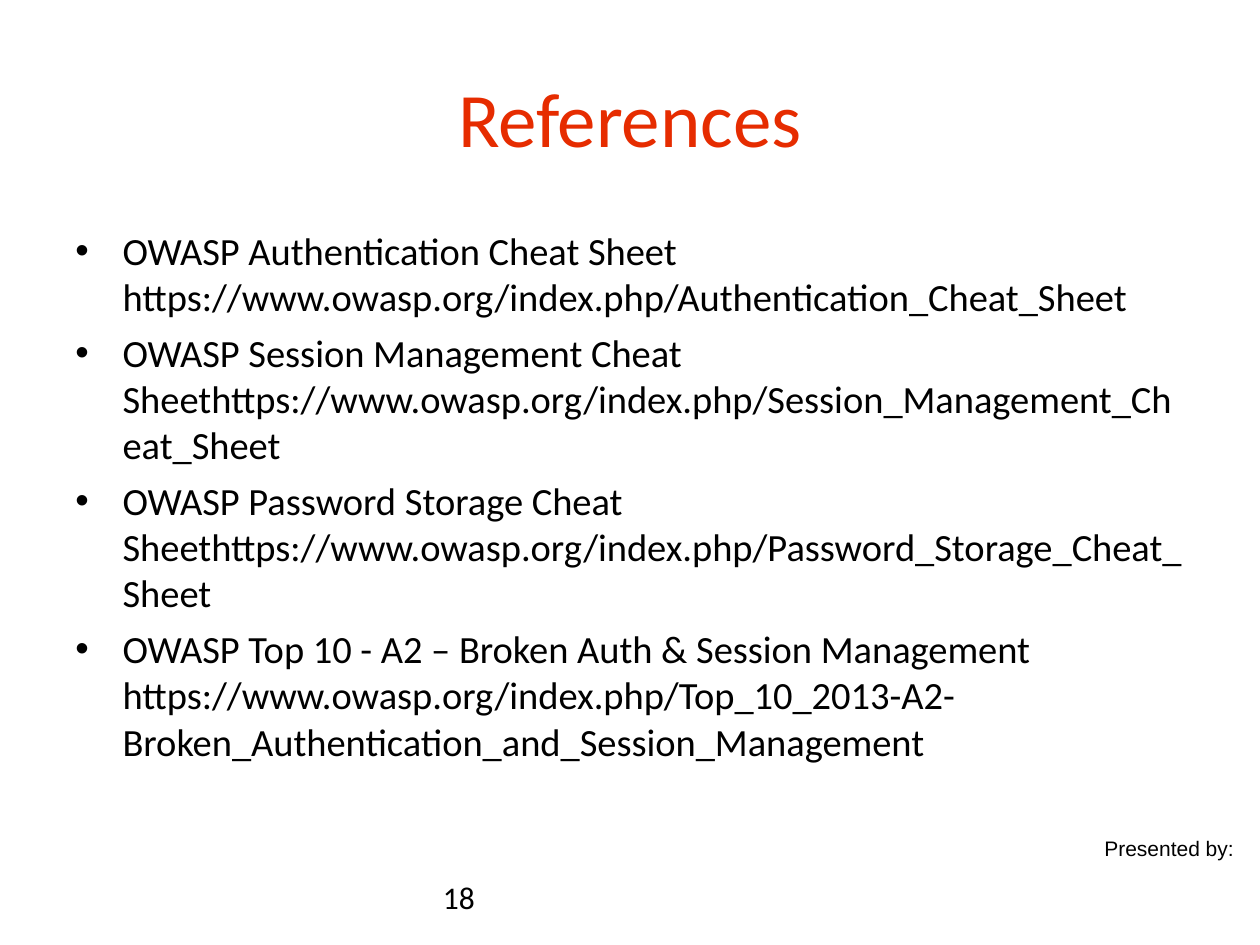
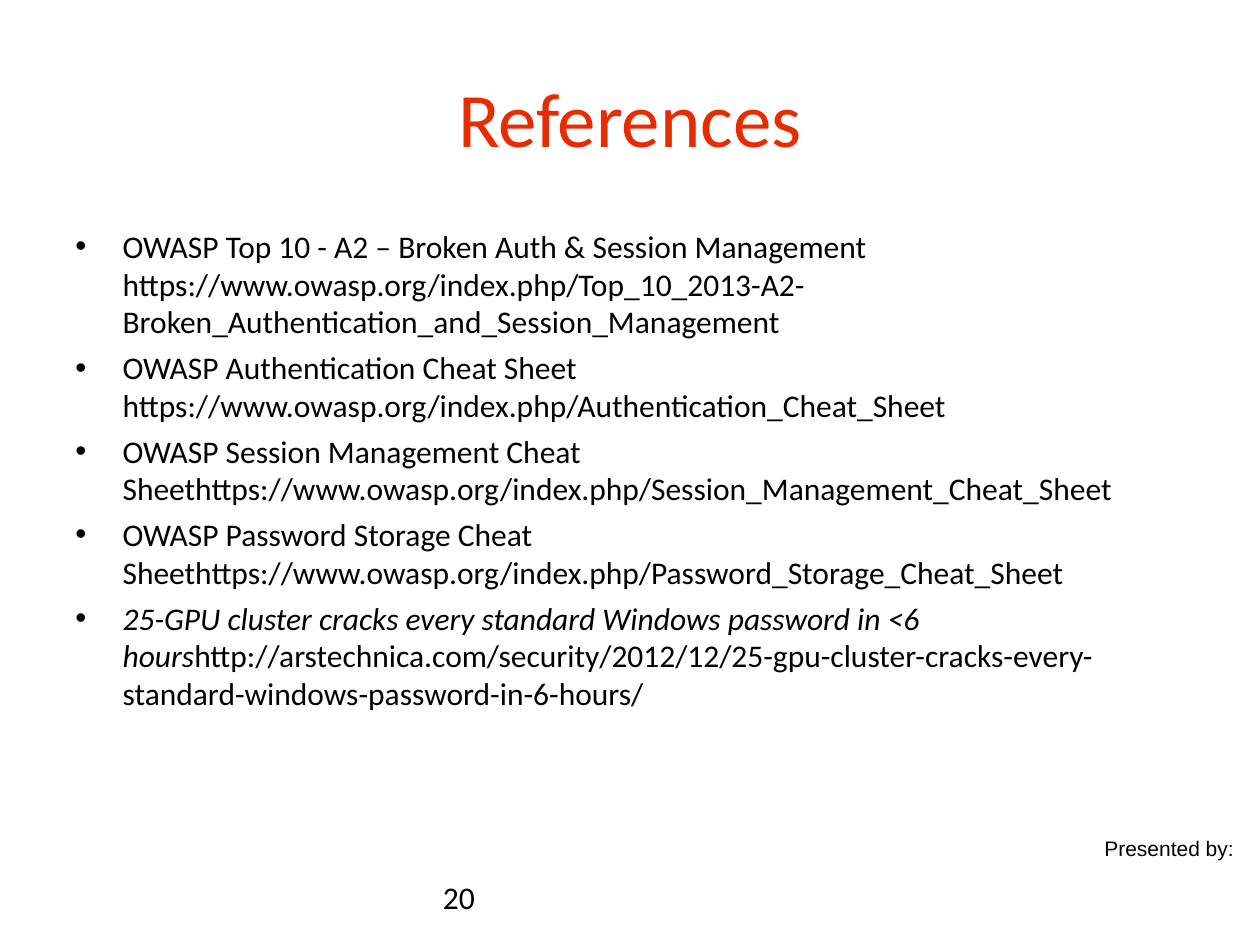
Before and after one commit to danielsomerfield/app-sec-presentation, a slide deck: slide 20 of AppSec Presentation Deck Day 3.ppt (slide 18 before the commit). Drawn at 1260x945 pixels with LibreOffice and Linux fonts; fonts in the diff are those of the drawing; background and template pictures are left out. Boxes give left, top, right and bottom in pixels: in the first picture for what was removed or moved away, otherwise in the second. Text is boxed around its words. In the diff, an @@ line names an element or a change of style, - is before the commit and + after.

Commit message:
More content and cleanup on sessions.

```diff
--- a/AppSec Presentation Deck Day 3.ppt
+++ b/AppSec Presentation Deck Day 3.ppt
@@ text at (123, 236, 866, 339): paragraph added @@
+• OWASP Top 10 - A2 – Broken Auth & Session Management https://www.owasp.org/index.php/Top_10_2013-A2-Broken_Authentication_and_Session_Management
@@ text at (123, 357, 1112, 590): size 22 to 18 pt in "OWASP Authentication Cheat Sheet https://www.owasp.org/index ...", "OWASP Session Management Cheat Sheethttps://www.owasp.org/in ...", "OWASP Password Storage Cheat Sheethttps://www.owasp.org/inde ..."; less space between paragraphs @@
@@ text at (123, 608, 1093, 710): text changed; size 22 to 18 pt @@
-• OWASP Top 10 - A2 – Broken Auth & Session Management https://www.owasp.org/index.php/Top_10_2013-A2-Broken_Authentication_and_Session_Management
+• 25-GPU cluster cracks every standard Windows password in <6 hourshttp://arstechnica.com/security/2012/12/25-gpu-cluster-cracks-every-standard-windows-password-in-6-hours/
@@ page number at (443, 888, 475, 910): text changed @@
-18
+20
```
Also in this commit, not shown: 4 other slides changed, 2 slides added, 1 other file.
